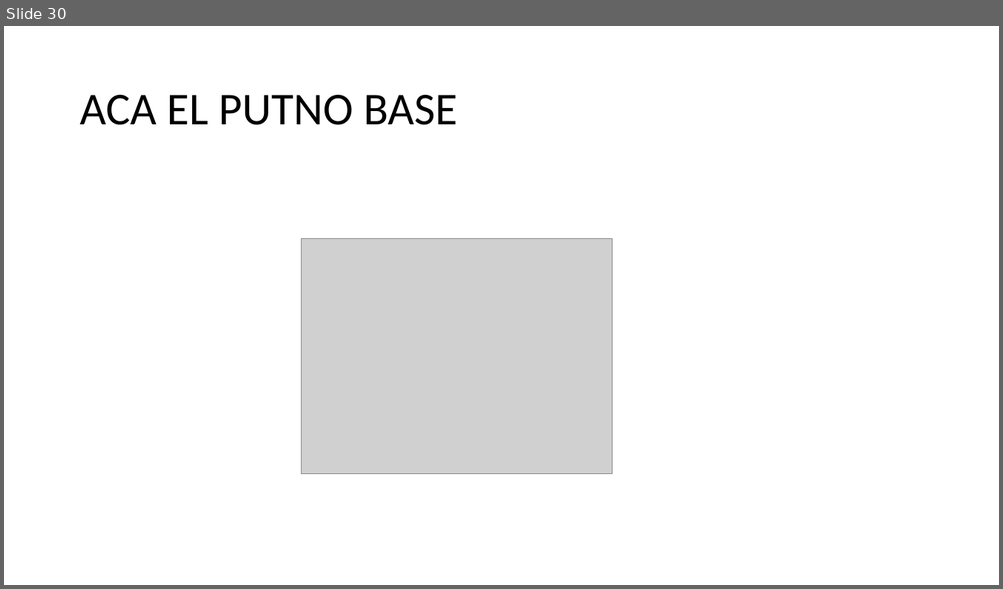
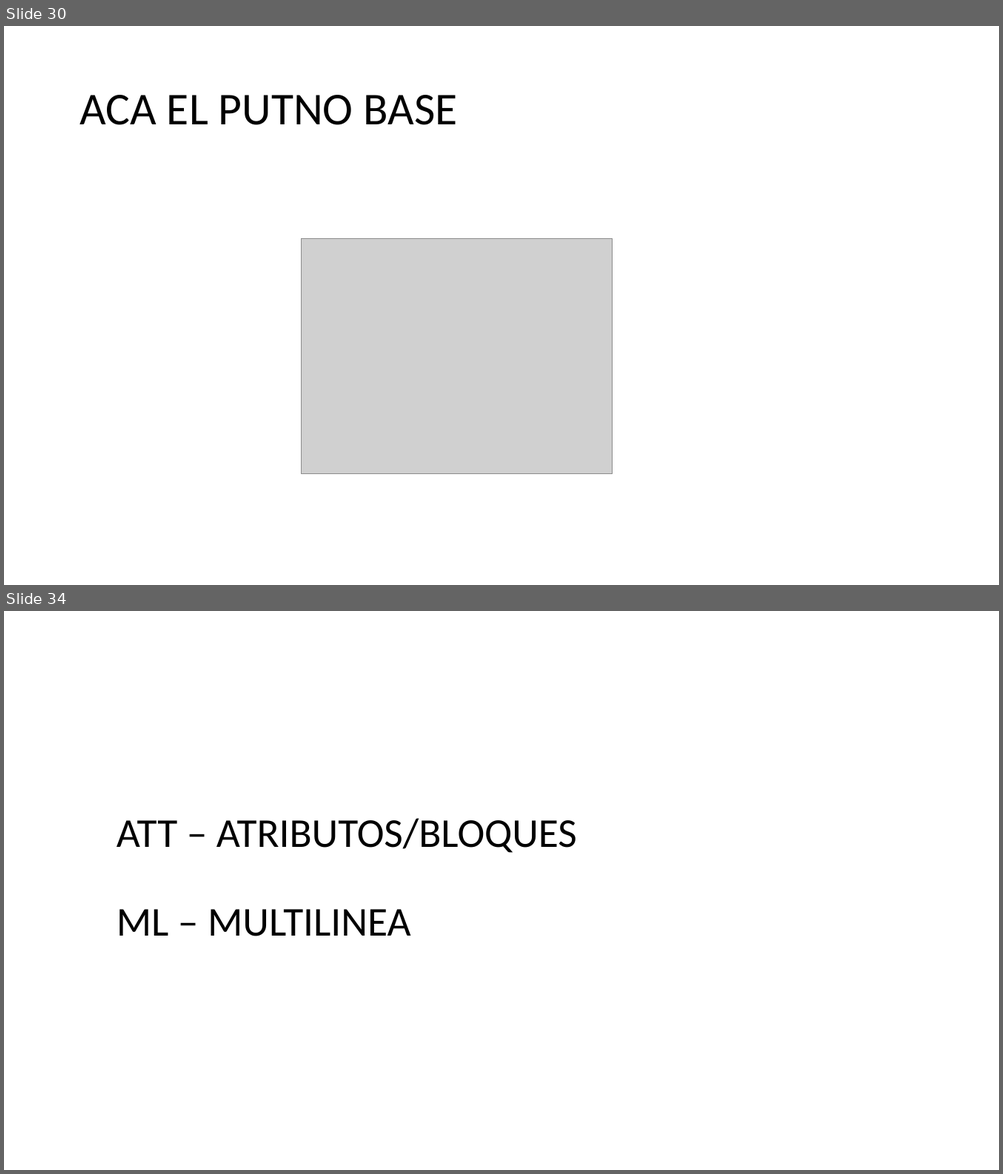
Before and after one commit to IvanRivera007/gitdocs-2026, a slide deck: AUTOCAD INTECAP/Ejemplos DWG/CLASE 9, Lunes 16 marzo.pptx. Shown one above the other, each under a label of ours: slide 30 before the commit, slides 30 and 34 after it; the slides between them are not shown. The pictures are 1003x589 and 1003x1174 pixels, drawn with LibreOffice and Linux fonts; fonts in the diff are those of the drawing; grey boxes stand for pictures. Boxes give left, top, right and bottom in pixels: in the first picture for what was removed or moved away, otherwise in the second. Text is boxed around its words. In the diff, an @@ line names an element or a change of style, - is before the commit and + after.

```diff
--- a/AUTOCAD INTECAP/Ejemplos DWG/CLASE 9, Lunes 16 marzo.pptx
+++ b/AUTOCAD INTECAP/Ejemplos DWG/CLASE 9, Lunes 16 marzo.pptx
@@ slide 34 added at box(4, 611, 999, 1170), background #FFFFFF @@
@@ title added at box(116, 818, 577, 937), 39.6 pt, text #000000 @@
+ATT – ATRIBUTOS/BLOQUES
+ML – MULTILINEA
```
Also in this commit, not shown: 1 other slide added, 2 slides removed, 2 other files.
